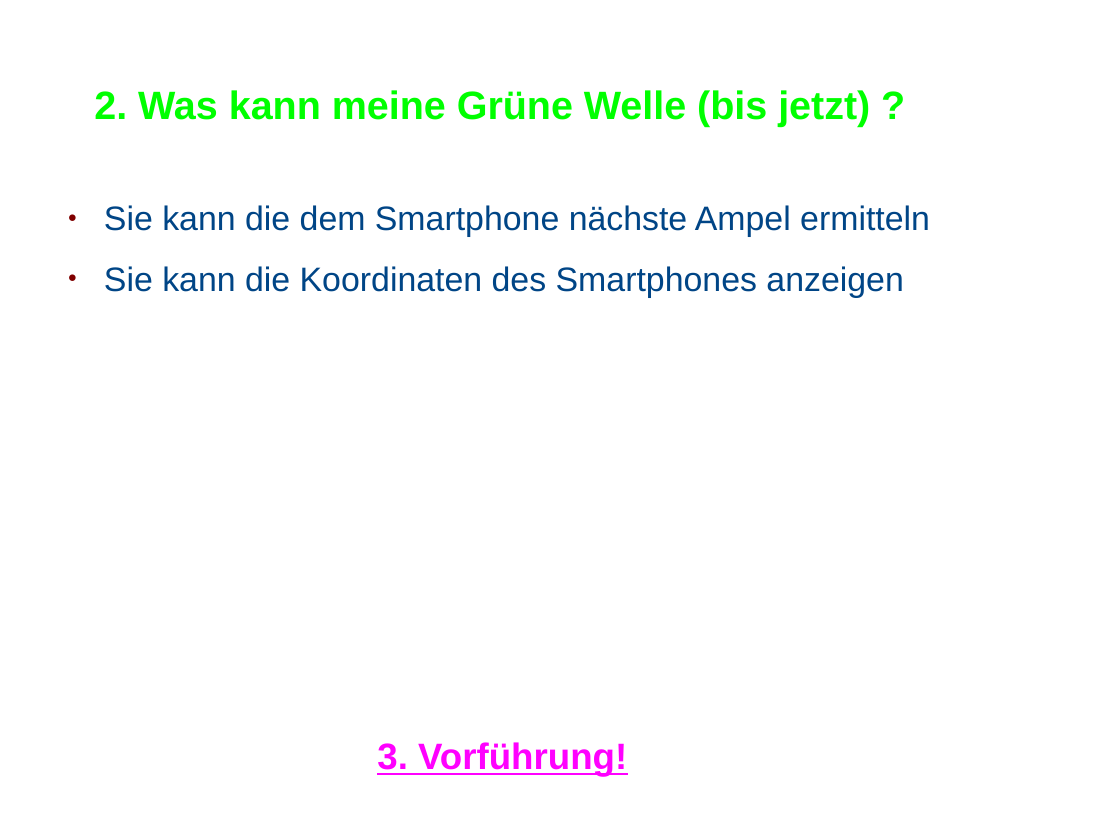
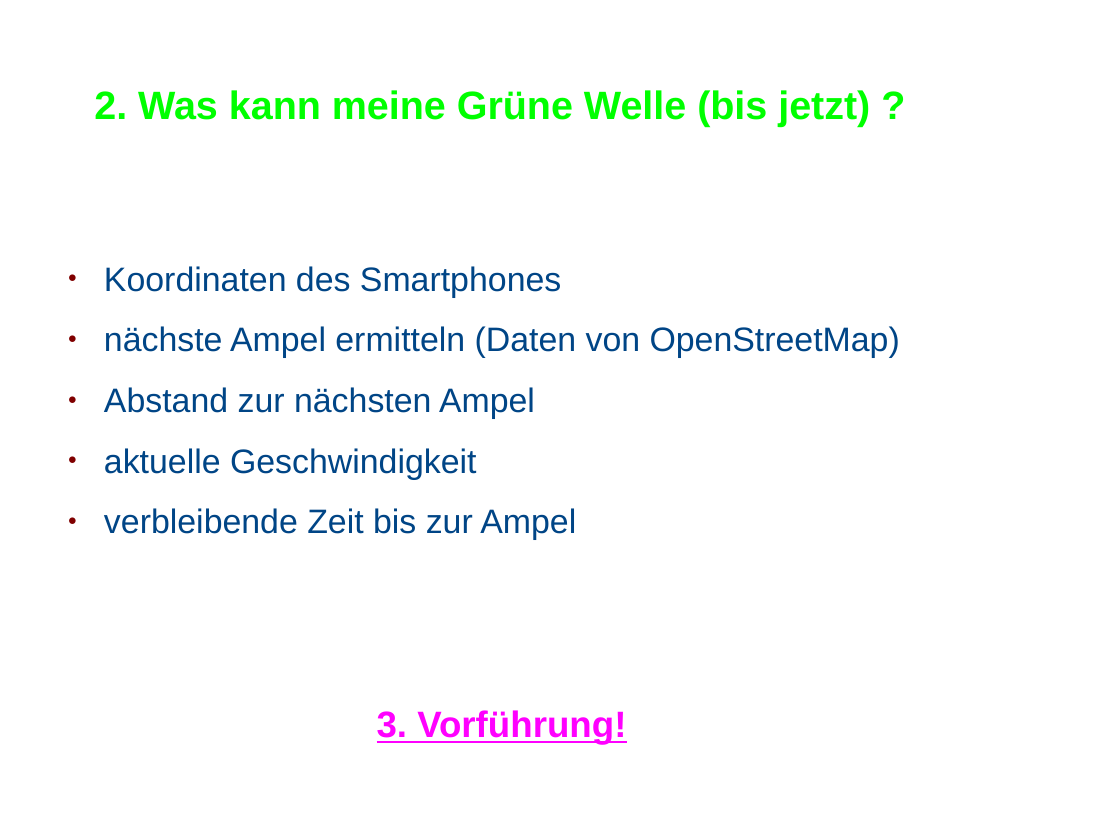
Before and after one commit to MrMariusAP/MeineGrueneWelle, a slide deck: slide 4 of app/src/main/res/Präsentation_MeineGrüneWelle.odp. Drawn at 1120x840 pixels with LibreOffice and Linux fonts; fonts in the diff are those of the drawing; background and template pictures are left out. Boxes give left, top, right and bottom in pixels: in the first picture for what was removed or moved away, otherwise in the second. Text is boxed around its words. In the diff, an @@ line names an element or a change of style, - is before the commit and + after.

```diff
--- a/app/src/main/res/Präsentation_MeineGrüneWelle.odp
+++ b/app/src/main/res/Präsentation_MeineGrüneWelle.odp
@@ text at [104, 266, 900, 540]: text changed @@
-● Sie kann die dem Smartphone nächste Ampel ermitteln
-● Sie kann die Koordinaten des Smartphones anzeigen
+● Koordinaten des Smartphones
+● nächste Ampel ermitteln (Daten von OpenStreetMap)
+● Abstand zur nächsten Ampel
+● aktuelle Geschwindigkeit
+● verbleibende Zeit bis zur Ampel
@@ text "3. Vorführung!": place and size @@
-text "3. Vorführung!" at [377, 742, 627, 776]
+text "3. Vorführung!" at [377, 710, 626, 744]
```
Also in this commit, not shown: 4 other slides changed, 1 slide removed, 1 other file.
